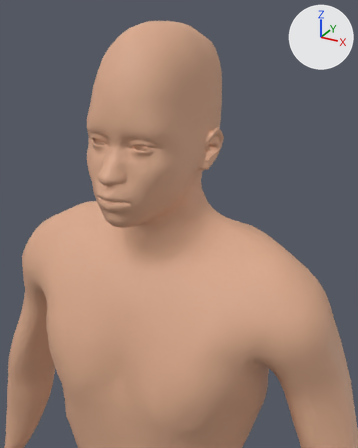
The glTF model models/mh-skin-male.glb as it was, and as the next commit left it.
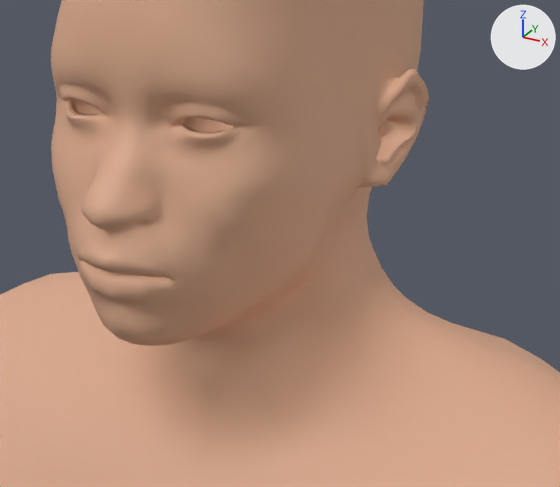
Each version is shown from a 50 mm camera at (0.313, -0.515, 1.727) aimed at (0.07, -0.072, 1.506), then close up on the part from 19% to 76% of the width and 23% to 62% of the height. Lighting does not change. The marker at upper right points along +X, +Y and +Z. The last two pictures show the newer version. Where no turn or scale is listed for an object, it has been applied to the vertices.

Objects in the first close-up: 'skin_body_male'.
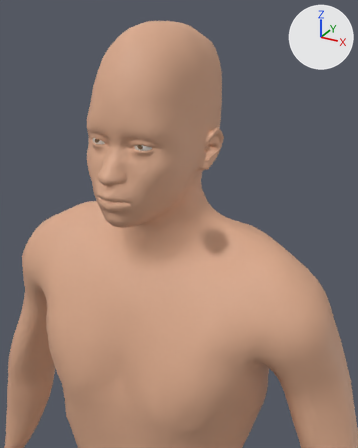
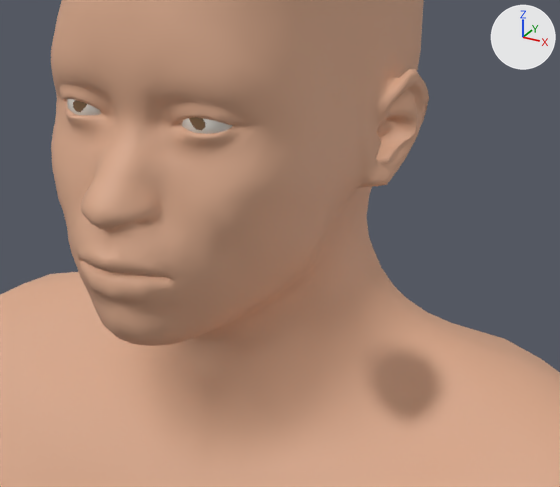
Pixel boxes (x1, y1, x2, y2) of what changed, in the close-ups (560 x 487 px):
```json
{"object": "skin_eye_sclera_L_male", "change": "added", "after": [182, 118, 233, 134]}
{"object": "skin_eye_sclera_R_male", "change": "added", "after": [67, 99, 101, 115], "on screen": "mostly hidden"}
{"object": "skin_eye_iris_L_male", "change": "added", "after": [189, 117, 205, 130]}
{"object": "skin_eye_iris_R_male", "change": "added", "after": [73, 100, 87, 112]}
```

The change, as JSON lines over the scene's bpy script:
```json
{"op": "add", "block": "mat_skin_eye_iris_r_male", "code": ["mat_skin_eye_iris_r_male = principled_material('skin_eye_iris_R_male')", "mat_skin_eye_iris_r_male.base_color = (0.2, 0.11, 0.05)  # brown #7c5d3f", "mat_skin_eye_iris_r_male.roughness = 0.25"]}
{"op": "add", "block": "mat_skin_eye_sclera_r_male", "code": ["mat_skin_eye_sclera_r_male = principled_material('skin_eye_sclera_R_male')", "mat_skin_eye_sclera_r_male.base_color = (0.8, 0.76, 0.7)  # white #e7e2da", "mat_skin_eye_sclera_r_male.roughness = 0.25"]}
{"op": "add", "block": "mat_skin_eye_iris_l_male", "code": ["mat_skin_eye_iris_l_male = principled_material('skin_eye_iris_L_male')", "mat_skin_eye_iris_l_male.base_color = (0.2, 0.11, 0.05)  # brown #7c5d3f", "mat_skin_eye_iris_l_male.roughness = 0.25"]}
{"op": "add", "block": "mat_skin_eye_sclera_l_male", "code": ["mat_skin_eye_sclera_l_male = principled_material('skin_eye_sclera_L_male')", "mat_skin_eye_sclera_l_male.base_color = (0.8, 0.76, 0.7)  # white #e7e2da", "mat_skin_eye_sclera_l_male.roughness = 0.25"]}
{"op": "add", "block": "me_skin_eye_iris_r_male", "code": ["me_skin_eye_iris_r_male = bpy.data.meshes.new('skin_eye_iris_R_male')", "me_skin_eye_iris_r_male.from_pydata(...)  # 10 vertices, 9 faces; spans x -0.00403..0.00403, y -0.00079..0.00079, z -0.004..0.004", "me_skin_eye_iris_r_male.materials.append(mat_skin_eye_iris_r_male)  # brown #7c5d3f"]}
{"op": "add", "block": "me_skin_eye_sclera_r_male", "code": ["me_skin_eye_sclera_r_male = bpy.data.meshes.new('skin_eye_sclera_R_male')", "me_skin_eye_sclera_r_male.from_pydata(...)  # 71 vertices, 131 faces; spans x -0.0139..0.0139, y -0.0152..0.0152, z -0.0137..0.0137", "me_skin_eye_sclera_r_male.materials.append(mat_skin_eye_sclera_r_male)  # white #e7e2da"]}
{"op": "add", "block": "me_skin_eye_iris_l_male", "code": ["me_skin_eye_iris_l_male = bpy.data.meshes.new('skin_eye_iris_L_male')", "me_skin_eye_iris_l_male.from_pydata(...)  # 10 vertices, 9 faces; spans x -0.00404..0.00404, y -0.00079..0.00079, z -0.004..0.004", "me_skin_eye_iris_l_male.materials.append(mat_skin_eye_iris_l_male)  # brown #7c5d3f"]}
{"op": "add", "block": "me_skin_eye_sclera_l_male", "code": ["me_skin_eye_sclera_l_male = bpy.data.meshes.new('skin_eye_sclera_L_male')", "me_skin_eye_sclera_l_male.from_pydata(...)  # 71 vertices, 131 faces; spans x -0.0138..0.0138, y -0.0152..0.0152, z -0.0137..0.0137", "me_skin_eye_sclera_l_male.materials.append(mat_skin_eye_sclera_l_male)  # white #e7e2da"]}
{"op": "add", "block": "ob_skin_eye_iris_r_male", "code": ["ob_skin_eye_iris_r_male = bpy.data.objects.new('skin_eye_iris_R_male', me_skin_eye_iris_r_male)", "ob_skin_eye_iris_r_male.location = (-0.0281, -0.0816, 1.5917)"]}
{"op": "add", "block": "ob_skin_eye_sclera_r_male", "code": ["ob_skin_eye_sclera_r_male = bpy.data.objects.new('skin_eye_sclera_R_male', me_skin_eye_sclera_r_male)", "ob_skin_eye_sclera_r_male.location = (-0.028, -0.0671, 1.5929)"]}
{"op": "add", "block": "ob_skin_eye_iris_l_male", "code": ["ob_skin_eye_iris_l_male = bpy.data.objects.new('skin_eye_iris_L_male', me_skin_eye_iris_l_male)", "ob_skin_eye_iris_l_male.location = (0.0273, -0.0816, 1.5917)"]}
{"op": "add", "block": "ob_skin_eye_sclera_l_male", "code": ["ob_skin_eye_sclera_l_male = bpy.data.objects.new('skin_eye_sclera_L_male', me_skin_eye_sclera_l_male)", "ob_skin_eye_sclera_l_male.location = (0.0272, -0.0671, 1.5929)"]}
```
